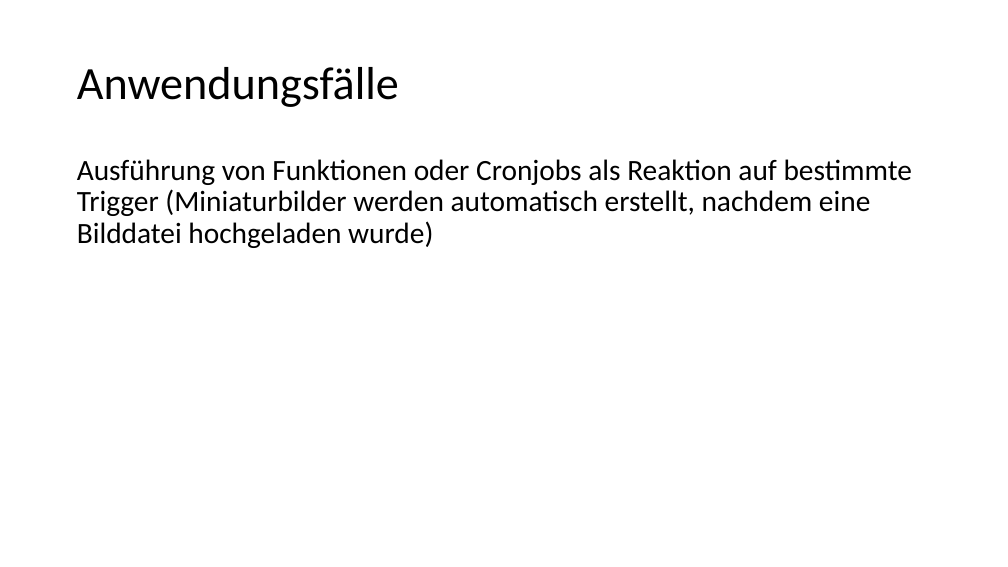
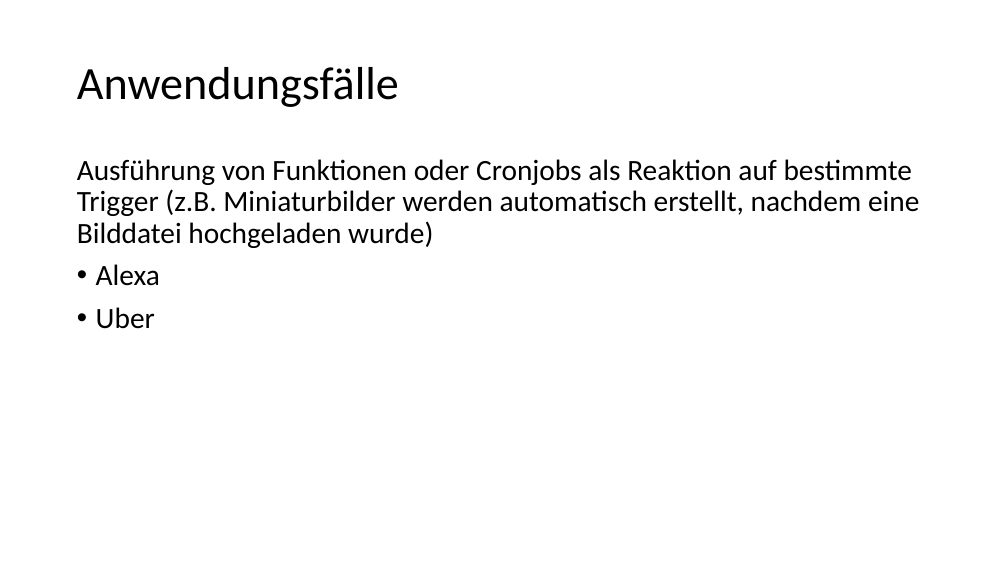
Before and after one commit to Philwi/HTWDresdenIMBeleg, a slide deck: slide 25 of FaaS.pptx (slide 27 before the commit). Drawn at 1008x567 pixels with LibreOffice and Linux fonts; fonts in the diff are those of the drawing. Boxes give left, top, right and bottom in pixels: in the first picture for what was removed or moved away, otherwise in the second. Text is boxed around its words. In the diff, an @@ line names an element or a change of style, - is before the commit and + after.

```diff
--- a/FaaS.pptx
+++ b/FaaS.pptx
@@ text at [77, 159, 919, 329]: text changed @@
-Ausführung von Funktionen oder Cronjobs als Reaktion auf bestimmte Trigger (Miniaturbilder werden automatisch erstellt, nachdem eine Bilddatei hochgeladen wurde)
+Ausführung von Funktionen oder Cronjobs als Reaktion auf bestimmte Trigger (z.B. Miniaturbilder werden automatisch erstellt, nachdem eine Bilddatei hochgeladen wurde)
+• Alexa
+• Uber
```
Also in this commit, not shown: 4 other slides changed, 2 slides removed.
